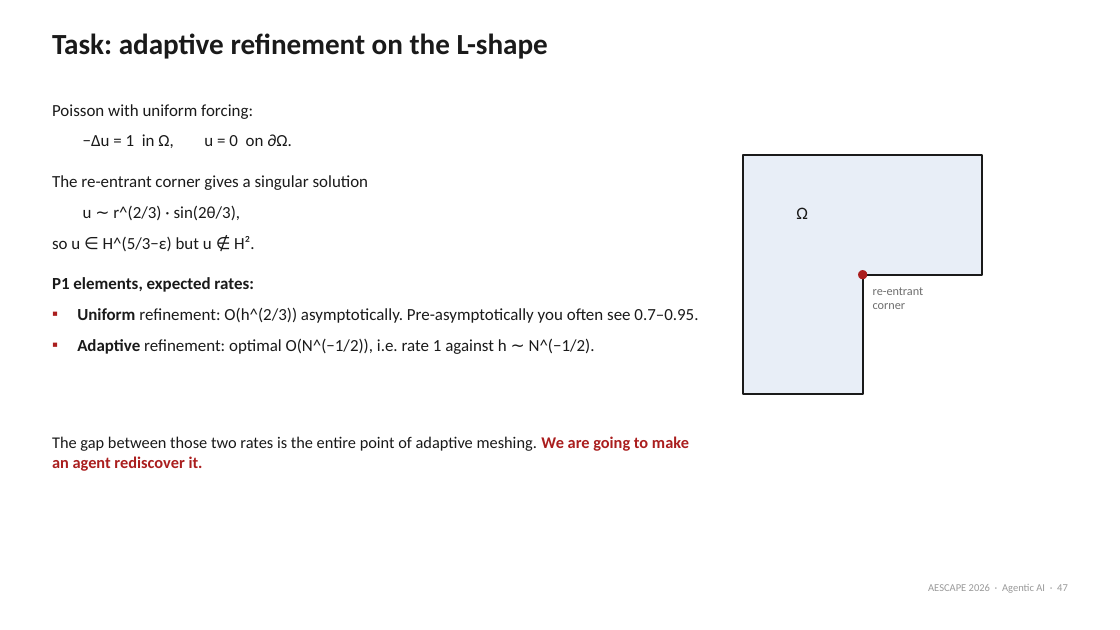
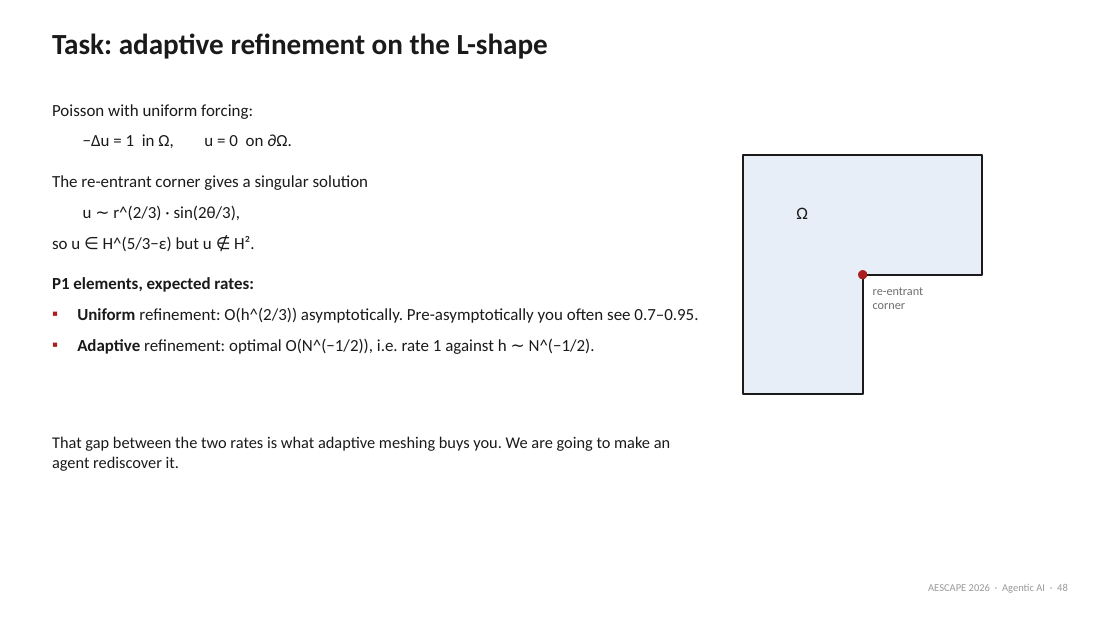
Before and after one commit to natrask/AESCAPE, a slide deck: slide 48 of slides/agentic_ai_intro.pptx (slide 47 before the commit). Drawn at 1120x630 pixels with LibreOffice and Linux fonts; fonts in the diff are those of the drawing. Boxes give left, top, right and bottom in pixels: in the first picture for what was removed or moved away, otherwise in the second. Text is boxed around its words. In the diff, an @@ line names an element or a change of style, - is before the commit and + after.

```diff
--- a/slides/agentic_ai_intro.pptx
+++ b/slides/agentic_ai_intro.pptx
@@ text at bbox=[52, 436, 670, 471]: text changed @@
-The gap between those two rates is the entire point of adaptive meshing. We are going to make an agent rediscover it.
+That gap between the two rates is what adaptive meshing buys you. We are going to make an agent rediscover it.
@@ text at bbox=[928, 584, 1068, 593]: text changed @@
-AESCAPE 2026 · Agentic AI · 47
+AESCAPE 2026 · Agentic AI · 48
```
Also in this commit, not shown: 23 other slides changed, 10 slides added, 17 slides removed, 1 other file.
